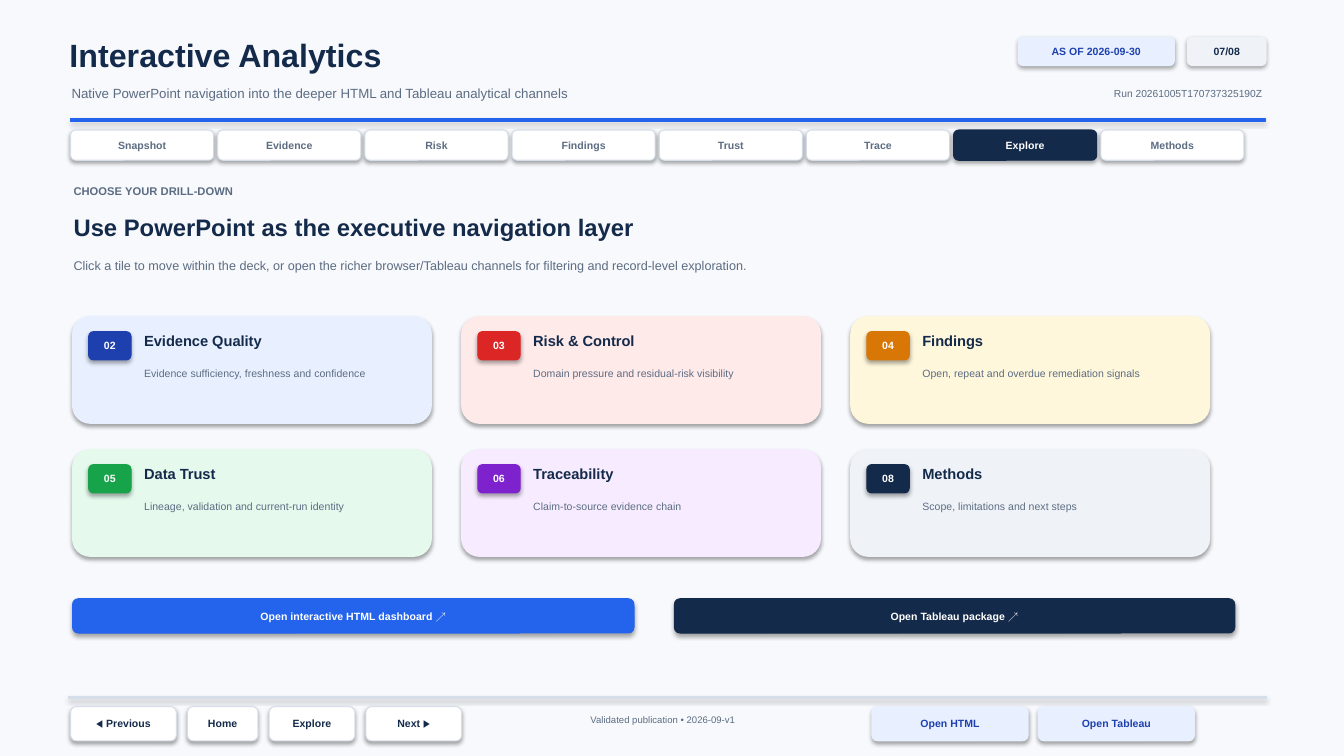
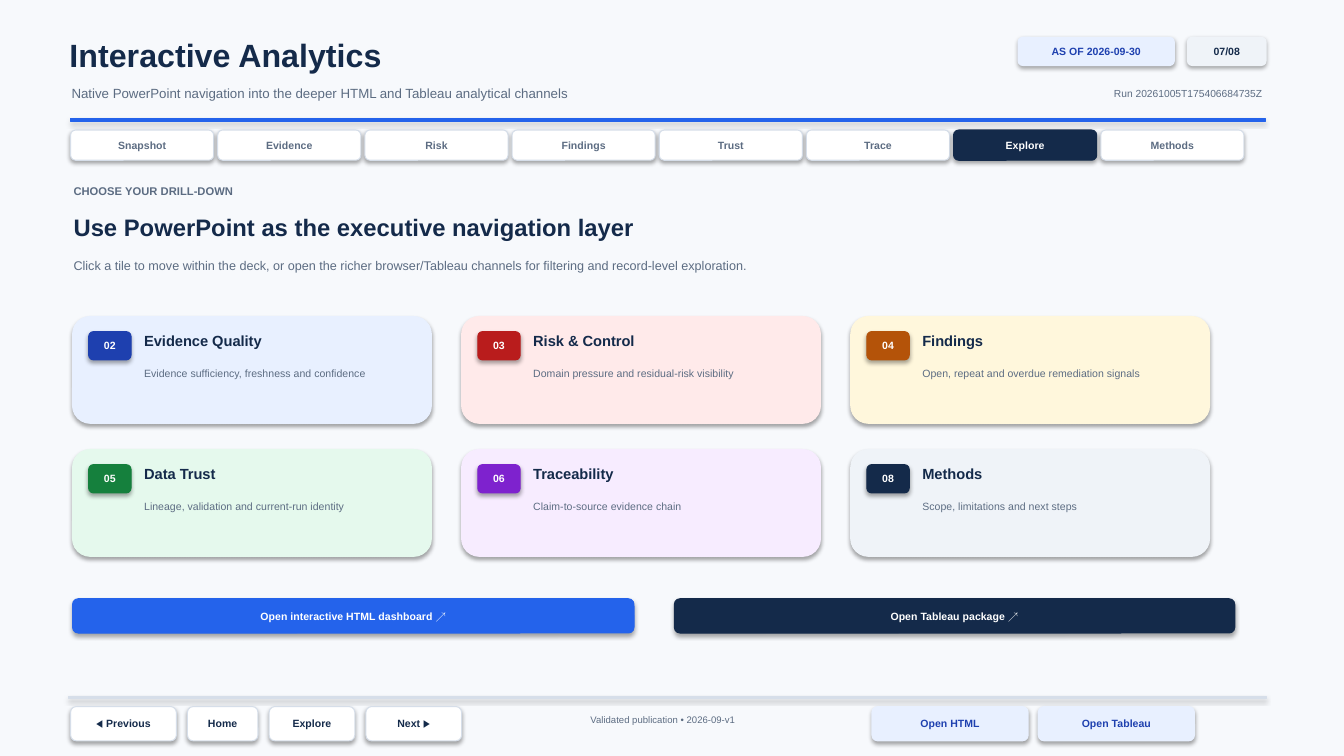
Before and after one commit to NadezhdaTzvetkova/experian-data-workflow, a slide deck: slide 7 of review/presentation/assurance_executive_report.pptx. Drawn at 1344x756 pixels with LibreOffice and Linux fonts; fonts in the diff are those of the drawing. Boxes give left, top, right and bottom in pixels: in the first picture for what was removed or moved away, otherwise in the second. Text is boxed around its words. In the diff, an @@ line names an element or a change of style, - is before the commit and + after.

```diff
--- a/review/presentation/assurance_executive_report.pptx
+++ b/review/presentation/assurance_executive_report.pptx
@@ text at box(1114, 90, 1263, 97): text changed @@
-Run 20261005T170737325190Z
+Run 20261005T175406684735Z
@@ rounded rectangle "03" at box(478, 332, 520, 360): fill #DC2626 to #B91C1C; outline #DC2626 0.75 pt to #B91C1C 0.75 pt @@
@@ rounded rectangle "04" at box(867, 332, 909, 360): fill #D97706 to #B45309; outline #D97706 0.75 pt to #B45309 0.75 pt @@
@@ rounded rectangle "05" at box(89, 465, 131, 493): fill #16A34A to #15803D; outline #16A34A 0.75 pt to #15803D 0.75 pt @@
```
Also in this commit, not shown: 7 other slides changed, 21 other files.
